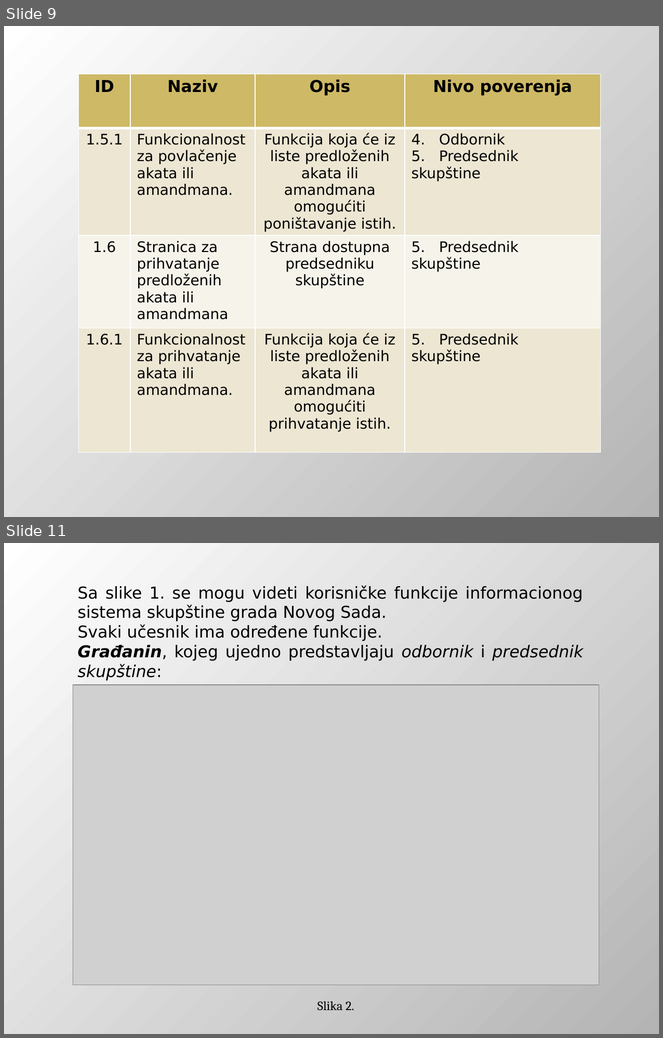
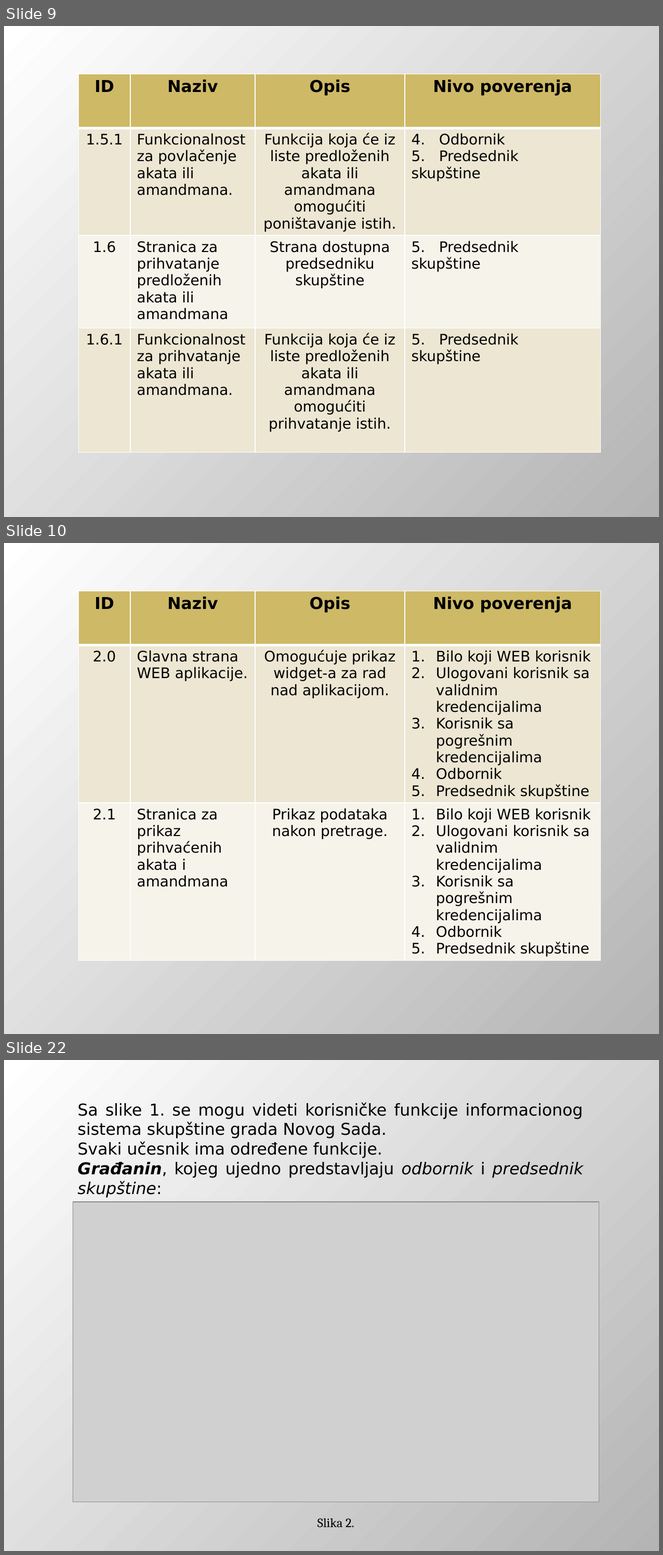
Before and after one commit to DejanUrosevic/XML-Projekat, a slide deck: Model Pretnji.pptx. Shown one above the other, each under a label of ours: slides 9 and 11 before the commit, slides 9, 10 and 22 after it; the slides between them are not shown. The pictures are 663x1038 and 663x1555 pixels, drawn with LibreOffice and Linux fonts; fonts in the diff are those of the drawing; grey boxes stand for pictures. Boxes give left, top, right and bottom in pixels: in the first picture for what was removed or moved away, otherwise in the second. Text is boxed around its words. In the diff, an @@ line names an element or a change of style, - is before the commit and + after.

```diff
--- a/Model Pretnji.pptx
+++ b/Model Pretnji.pptx
@@ slide 10 added at (4, 543, 659, 1034), background gradient #FFFFFF to #B4B4B4 @@
@@ table added at (79, 591, 601, 1007), 3 rows, 4 columns @@
+ID | Naziv | Opis | Nivo poverenja
+2.0 | Glavna strana WEB aplikacije. | Omogućuje prikaz widget-a za rad nad aplikacijom. | Bilo koji WEB korisnik / Ulogovani korisnik sa validnim kredencijalima / Korisnik sa pogrešnim kredencijalima / Odbornik / Predsednik skupštine
+2.1 | Stranica za prikaz prihvaćenih akata i amandmana | Prikaz podataka nakon pretrage. | Bilo koji WEB korisnik / Ulogovani korisnik sa validnim kredencijalima / Korisnik sa pogrešnim kredencijalima / Odbornik / Predsednik skupštine
@@ what was slide 11 is now slide 22 @@
```
Also in this commit, not shown: 4 slides changed, 10 other slides added.
